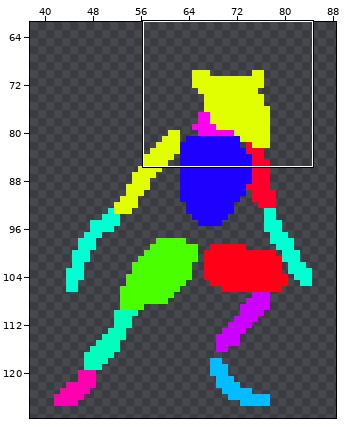
Edited in one commit: pixel-art file (sprites/MC/Base/MCVF2.0.aseprite). Above, an overview of the earlier version with the close-up marked.
Close-up. As it was:
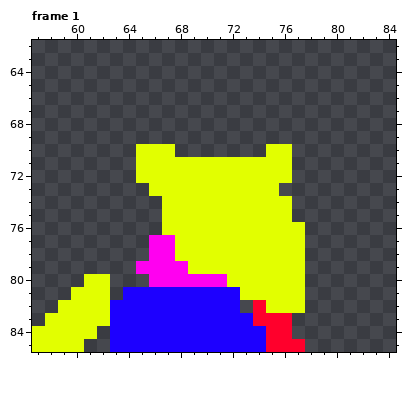
128x128 pixels, 2 frames. Shown: frame 1: x 57..84, y 62..85. The wide view leaves out empty margins. The commit also changed other frames or places, which this record leaves out.
Once edited:
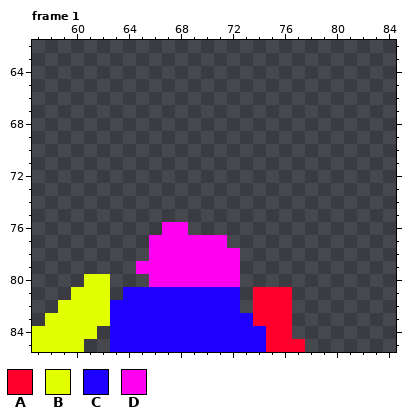
Palette (. is transparent): A #ff002c  B #e2ff00  C #1d00ff  D #ff00f0
From old to new:
layer "Head/head" now hidden
--- frame 1
@@ x 63..79 @@
 69 .................
-70 ..BBB.......BB...
-71 ..BBBBBBBBBBBB...
-72 ..BBBBBBBBBBBB...
-73 ...BBBBBBBBBB....
-74 ....BBBBBBBBBB...
-75 ....BBBBBBBBBB...
-76 ....BBBBBBBBBBB..
-77 ...DDBBBBBBBBBB..
-78 ...DDBBBBBBBBBB..
-79 ..DDDDBBBBBBBBB..
-80 ...DDDDDDBBBBBB..
-81 .CCCCCCCCCBBBBB..
-82 CCCCCCCCCC.ABBB..
+70 .................
+71 .................
+72 .................
+73 .................
+74 .................
+75 .................
+76 ....DD...........
+77 ...DDDDDD........
+78 ...DDDDDDD.......
+79 ..DDDDDDDD.......
+80 ...DDDDDDD.......
+81 .CCCCCCCCC.AAA...
+82 CCCCCCCCCC.AAA...
 83 CCCCCCCCCCCAAA...
Where, in picture pixels (left, top, right, bottom), the same in both close-ups:
changed: (136, 144, 305, 313)
